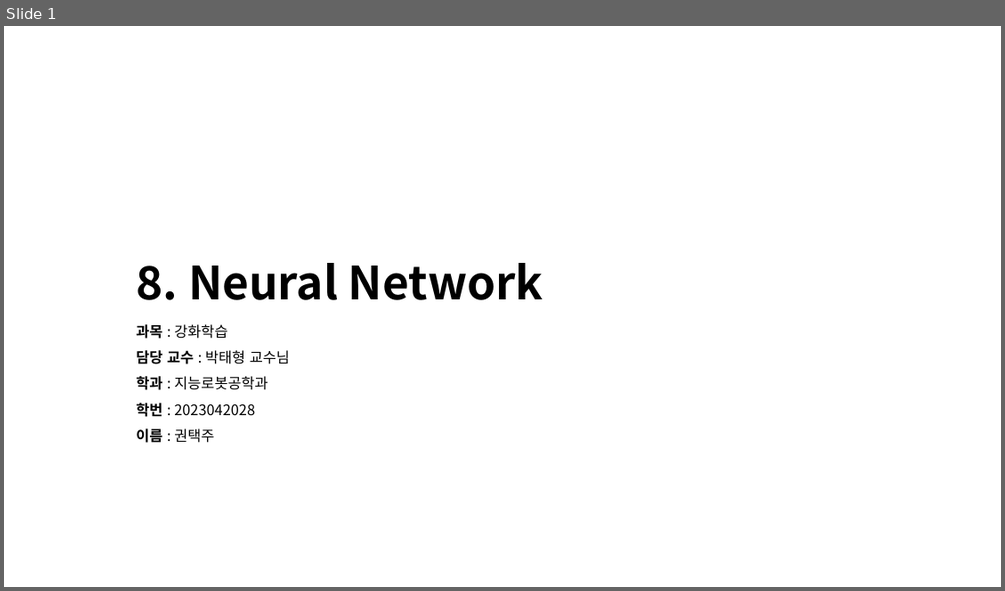
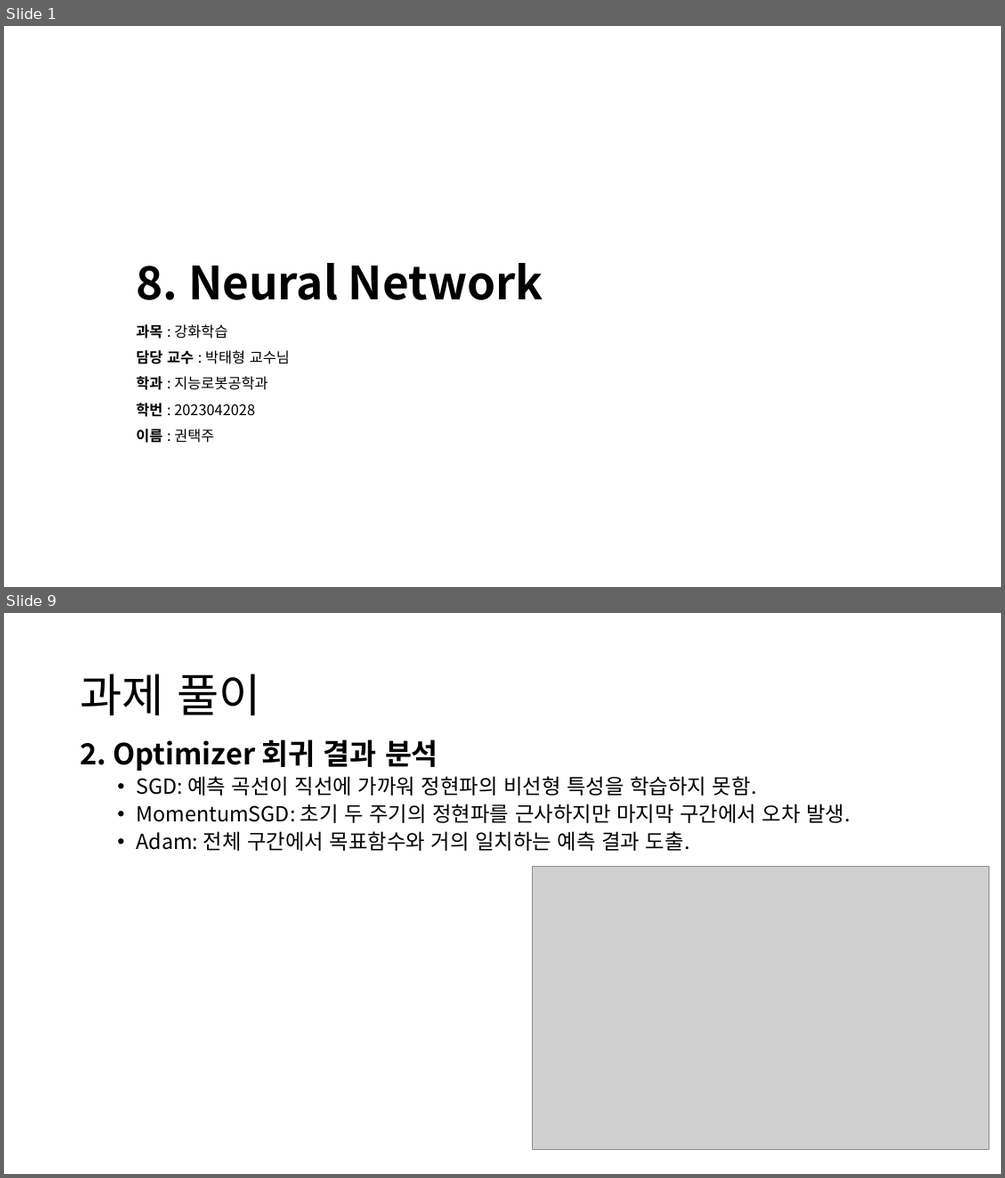
Before and after one commit to KweonTJ/Reinforcement_Learning, a slide deck: 8. Neural Network/8. Neural Network.pptx. Shown one above the other, each under a label of ours: slide 1 before the commit, slides 1 and 9 after it; the slides between them are not shown. The pictures are 1005x591 and 1005x1178 pixels, drawn with LibreOffice and Linux fonts; fonts in the diff are those of the drawing; grey boxes stand for pictures; background and template pictures are left out. Boxes give left, top, right and bottom in pixels: in the first picture for what was removed or moved away, otherwise in the second. Text is boxed around its words. In the diff, an @@ line names an element or a change of style, - is before the commit and + after.

```diff
--- a/8. Neural Network/8. Neural Network.pptx
+++ b/8. Neural Network/8. Neural Network.pptx
@@ slide 9 added at (x1=4, y1=613, x2=1001, y2=1174), background #FFFFFF @@
@@ title added at (x1=80, y1=674, x2=260, y2=715), 44 pt, text #000000 @@
+과제 풀이
@@ text added at (x1=80, y1=739, x2=850, y2=851), 20 pt, text #000000 @@
+2. Optimizer 회귀 결과 분석
+  • SGD: 예측 곡선이 직선에 가까워 정현파의 비선형 특성을 학습하지 못함.
+  • MomentumSGD: 초기 두 주기의 정현파를 근사하지만 마지막 구간에서 오차 발생.
+  • Adam: 전체 구간에서 목표함수와 거의 일치하는 예측 결과 도출.
@@ picture added at (x1=533, y1=866, x2=989, y2=1149) @@
```
Also in this commit, not shown: 4 slides changed, 19 other slides added, 7 slides removed, 3 other files.
